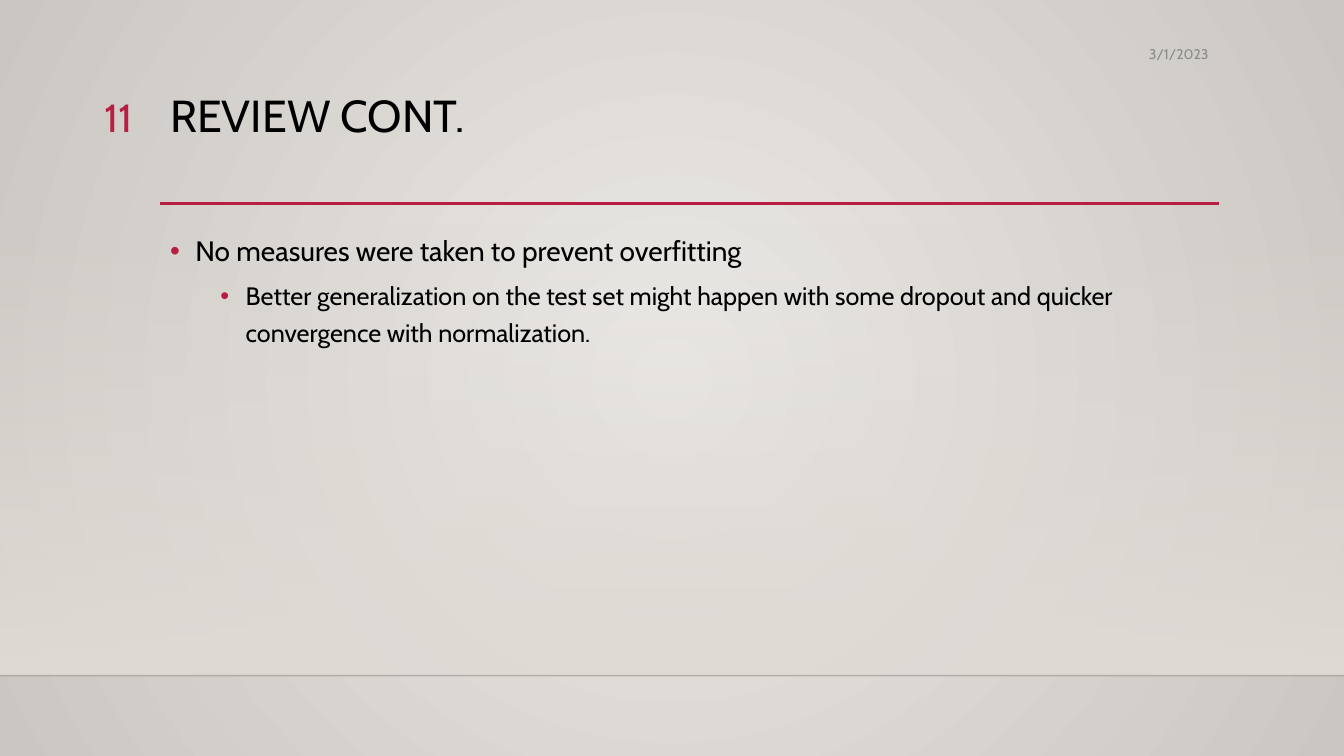
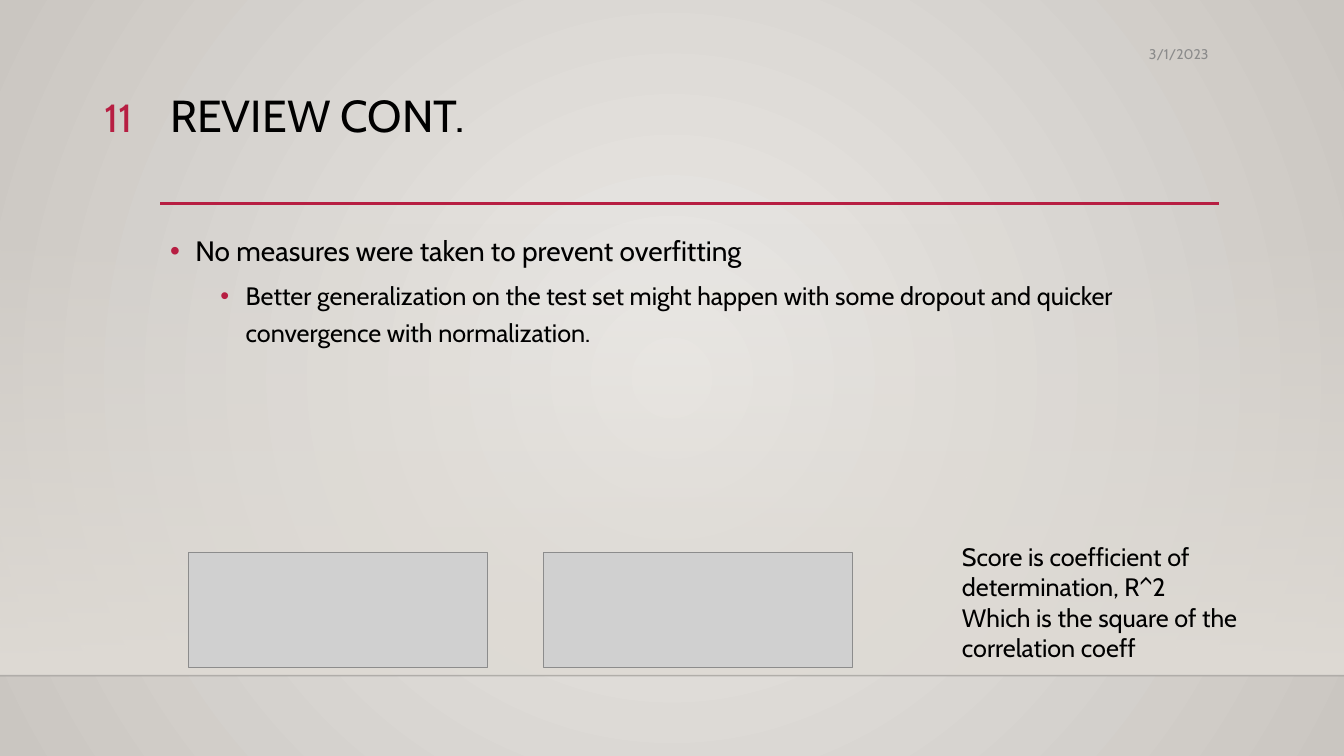
Before and after one commit to sjurmsc/MSC2023, a slide deck: slide 11 of Meeting Presentations/02.03.2023_General_Meeting.pptx. Drawn at 1344x756 pixels with LibreOffice and Linux fonts; fonts in the diff are those of the drawing; grey boxes stand for pictures; background and template pictures are left out. Boxes give left, top, right and bottom in pixels: in the first picture for what was removed or moved away, otherwise in the second. Text is boxed around its words. In the diff, an @@ line names an element or a change of style, - is before the commit and + after.

Commit message:
Some changes

```diff
--- a/Meeting Presentations/02.03.2023_General_Meeting.pptx
+++ b/Meeting Presentations/02.03.2023_General_Meeting.pptx
@@ picture added at <box>189,553,488,667</box> @@
@@ picture added at <box>543,553,852,667</box> @@
@@ text added at <box>962,547,1237,658</box>, 18 pt, text #000000 @@
+Score is coefficient of determination, R^2
+Which is the square of the correlation coeff
```
